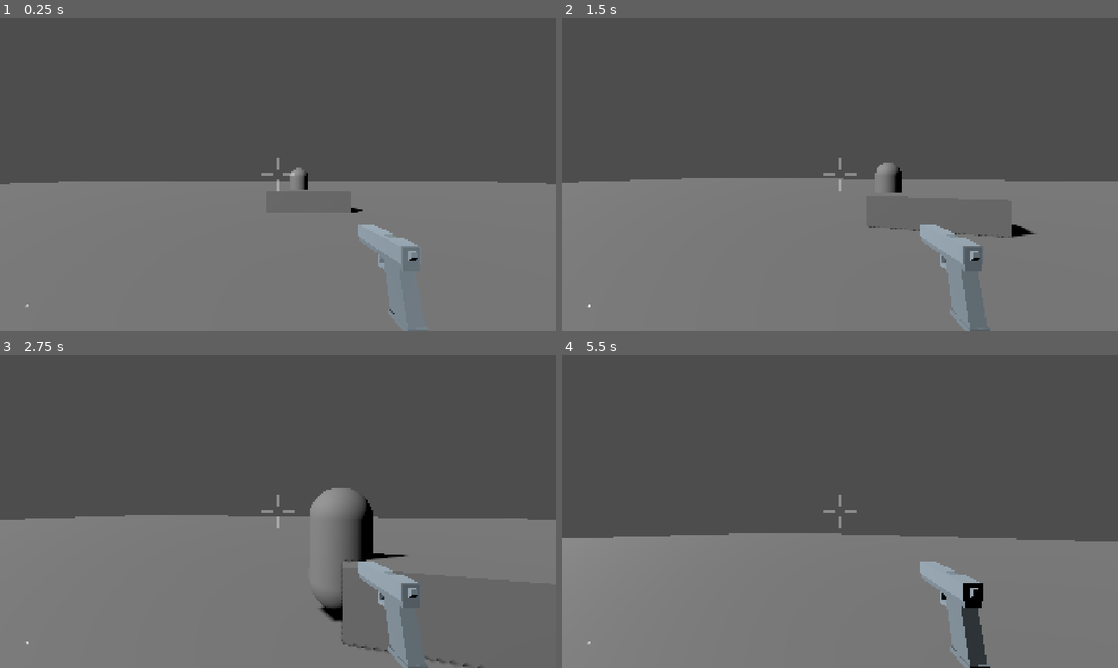
Above: before the commit, frames 1-4 (two rows, left to right).
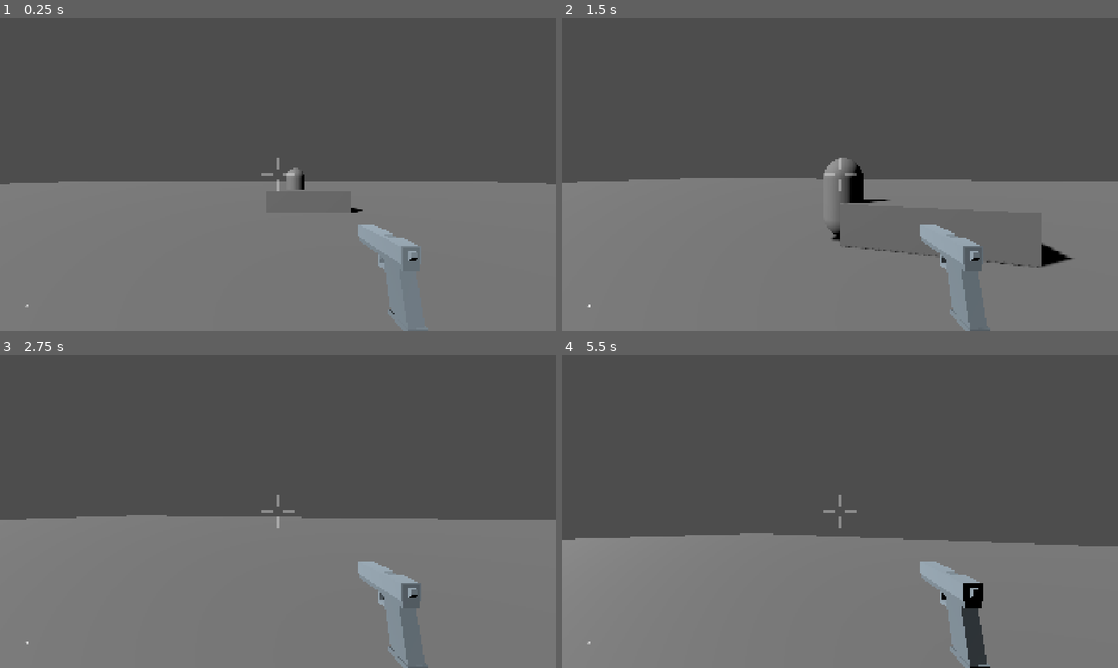
Above: after the commit, the same moments.

Repository: cjratcliff/hellebore
Game: Godot game, scene res://levels/main.tscn
Two runs of this game, one before a commit and one after it. Both use one fixed random seed, a clock stepped at 60 frames per second and the inputs below.
Inputs (mouse positions are in pixels of both pictures, inside the frame that each line leads up to):
- Up to frame 1 (0.25 s): no input
- Up to frame 2 (1.5 s): move the mouse to (867, 174) at 0.52 s; press the mouse at (867, 174) at 0.53 s; hold W (move_forward) from 0.53 s (still down); move the mouse to (812, 174) at 1.27 s; release the mouse at (812, 174) at 1.28 s; click (812, 174) at 1.35 s
- Up to frame 3 (2.75 s): keep holding W (move_forward); move the mouse to (289, 505) at 2.02 s; press the mouse at (289, 505) at 2.03 s
- Up to frame 4 (5.5 s): keep holding W (move_forward); move the mouse to (834, 517) at 2.77 s; release the mouse at (834, 517) at 2.78 s; click (834, 517) at 2.85 s; move the mouse to (878, 514) at 3.52 s; press the mouse at (878, 514) at 3.53 s; move the mouse to (795, 508) at 4.27 s; release the mouse at (795, 508) at 4.28 s; click (795, 508) at 4.35 s; move the mouse to (845, 511) at 5.02 s; press the mouse at (845, 511) at 5.03 s

The runs differ from the first frame. In frame 1, 0.2% of the frame differs, in the area x 51-56%, y 47-55%; in frame 2, 1.5%; in frame 3, 2.1%, in the area x 4-95%, y 42-100%; in frame 4, 0.8%.

Commit message:
increase speed

Diff:
--- a/hellebore/actors/mobs/mob.gd
+++ b/hellebore/actors/mobs/mob.gd
@@ -2,7 +2,7 @@
 
 var max_health = 3
 var health = max_health
-var speed = 1
+var speed = 2
 
 @onready var nav_agent: NavigationAgent3D = $NavigationAgent3D
 
--- a/hellebore/actors/player/player.gd
+++ b/hellebore/actors/player/player.gd
@@ -1,6 +1,6 @@
 extends CharacterBody3D
 
-var speed = 3
+var speed = 5
 var max_ammo = 6
 var ammo = max_ammo
 
